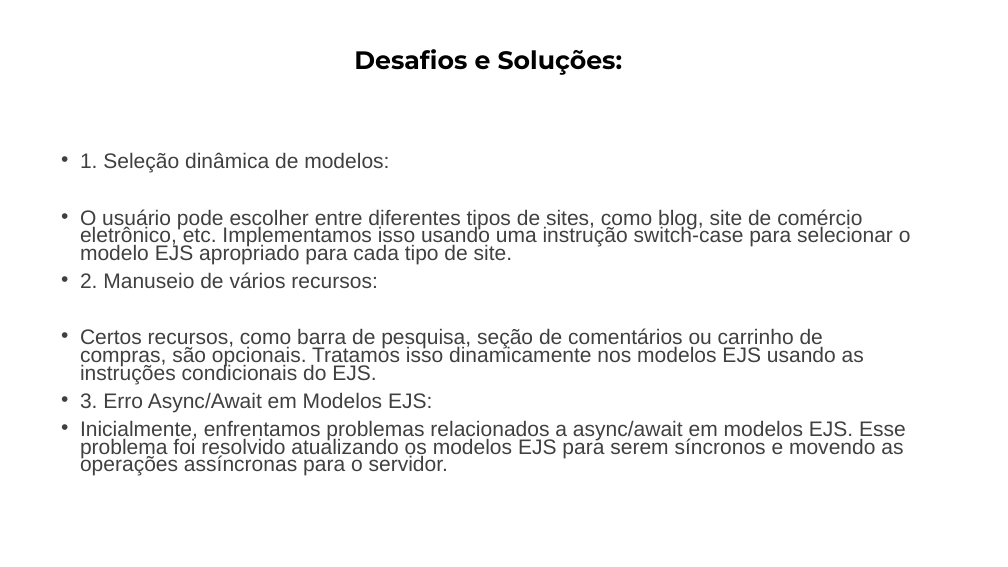
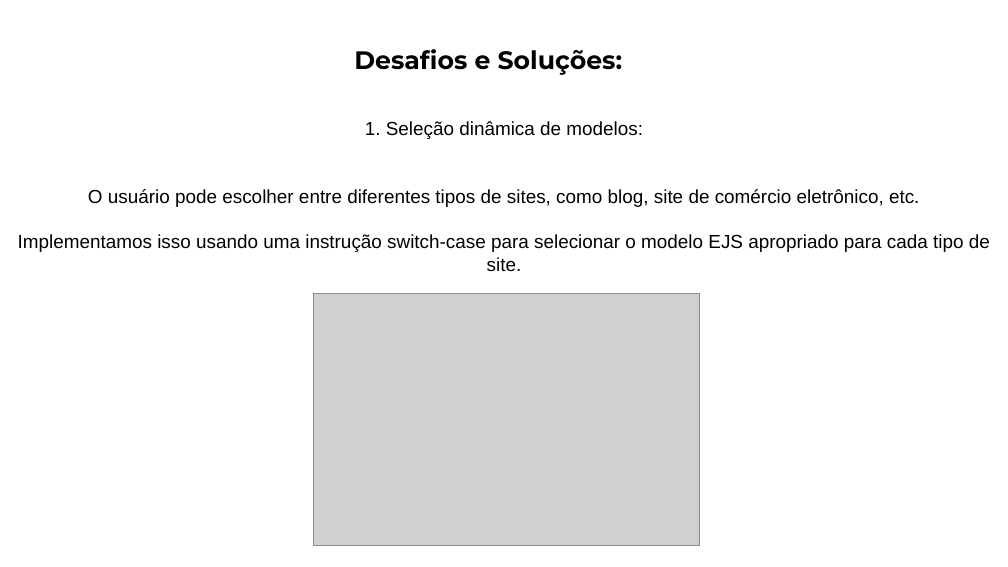
Before and after one commit to offmtm/low-code, a slide deck: slide 9 of Low Code Project.pptx (slide 5 before the commit). Drawn at 1008x567 pixels with LibreOffice and Linux fonts; fonts in the diff are those of the drawing; grey boxes stand for pictures. Boxes give left, top, right and bottom in pixels: in the first picture for what was removed or moved away, otherwise in the second. Text is boxed around its words. In the diff, an @@ line names an element or a change of style, - is before the commit and + after.

```diff
--- a/Low Code Project.pptx
+++ b/Low Code Project.pptx
@@ text added at (18,121,990,272), 18 pt, text #000000 @@
+1. Seleção dinâmica de modelos:
+O usuário pode escolher entre diferentes tipos de sites, como blog, site de comércio eletrônico, etc.
+Implementamos isso usando uma instrução switch-case para selecionar o modelo EJS apropriado para cada tipo de site.
@@ text removed at (80,152,911,476) @@
-• 1. Seleção dinâmica de modelos:
-• O usuário pode escolher entre diferentes tipos de sites, como blog, site de comércio eletrônico, etc. Implementamos isso usando uma instrução switch-case para selecionar o modelo EJS apropriado para cada tipo de site.
-• 2. Manuseio de vários recursos:
-• Certos recursos, como barra de pesquisa, seção de comentários ou carrinho de compras, são opcionais. Tratamos isso dinamicamente nos modelos EJS usando as instruções condicionais do EJS.
-• 3. Erro Async/Await em Modelos EJS:
-• Inicialmente, enfrentamos problemas relacionados a async/await em modelos EJS. Esse problema foi resolvido atualizando os modelos EJS para serem síncronos e movendo as operações assíncronas para o servidor.
@@ picture added at (314,293,699,546) @@
```
Also in this commit, not shown: 6 other slides changed, 9 slides added, 2 slides removed.
